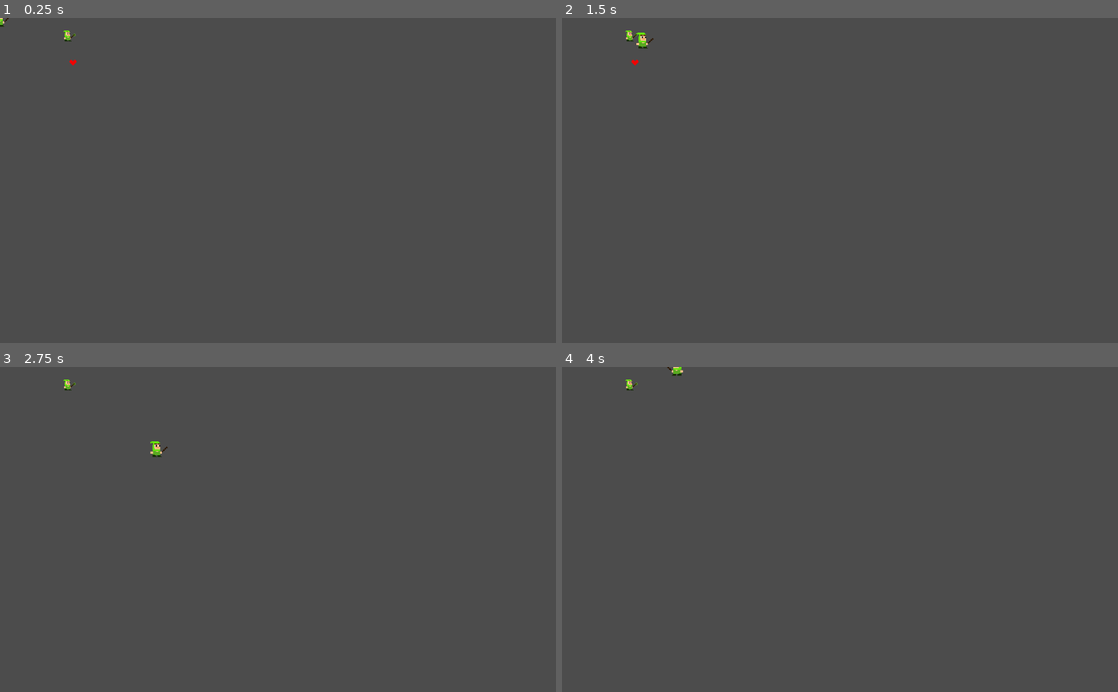
Above: before the commit, frames 1-4 (two rows, left to right).
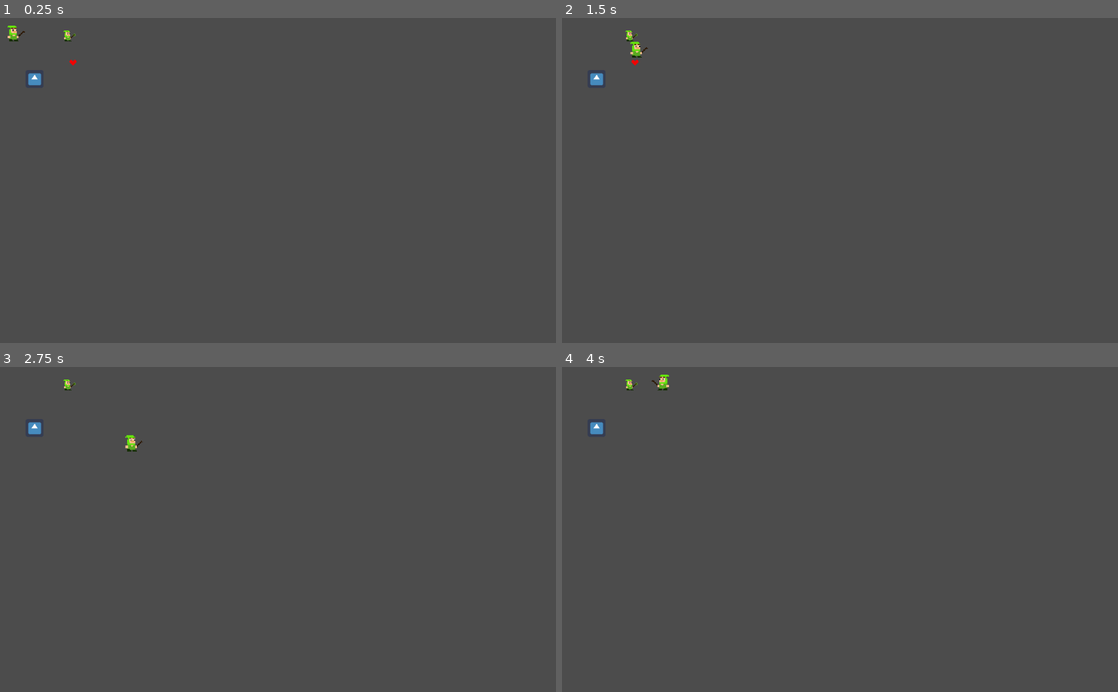
Above: after the commit, the same moments.

Repository: AtomicPotatoEmil/Game-prototype-testing-Godot-
Game: Godot game, scene res://Main.tscn
Same seed, same stepped clock (60 frames per second), same inputs: the game is played once before the commit and once after it. The engine's default icon, where the game draws it, is replaced by a stand-in: a white triangle on a blue panel in a dark square.
Inputs:
- Up to frame 1 (0.25 s): no input
- Up to frame 2 (1.5 s): tap Enter (ui_accept) at 0.5, 0.77 s; hold D 0.53-1.28 s; hold Shift (rush, bound only after the commit) 0.53-1.28 s; hold S from 1.28 s (still down); tap Shift (rush, bound only after the commit) at 1.35 s
- Up to frame 3 (2.75 s): tap Enter (ui_accept) at 1.52 s; release S at 2.03 s; hold D from 2.03 s (still down); hold Shift (rush, bound only after the commit) from 2.03 s (still down)
- Up to frame 4 (4 s): release D at 2.78 s; release Shift (rush, bound only after the commit) at 2.78 s; hold W 2.78-3.53 s; tap Shift (rush, bound only after the commit) at 2.85 s; tap Enter (ui_accept) at 3.02, 3.77 s; hold A from 3.53 s (still down); hold Shift (rush, bound only after the commit) from 3.53 s (still down)

The runs differ from the first frame. In frame 1, 0.2% of the frame differs, in the area x 0-8%, y 0-21%; in frame 2, 0.2%; in frame 3, 0.3%, in the area x 5-31%, y 16-28%; in frame 4, 0.2%.

Commit message:
Added Rush Powerup

Diff:
--- a/Collision test/Main.tscn
+++ b/Collision test/Main.tscn
@@ -1,15 +1,20 @@
-[gd_scene load_steps=4 format=2]
+[gd_scene load_steps=5 format=2]
 
 [ext_resource path="res://Player.tscn" type="PackedScene" id=1]
 [ext_resource path="res://enemy.tscn" type="PackedScene" id=2]
 [ext_resource path="res://Heart.tscn" type="PackedScene" id=3]
+[ext_resource path="res://Rush Powerup.tscn" type="PackedScene" id=4]
 
 [node name="Main" type="Node2D"]
 
 [node name="Player" parent="." instance=ExtResource( 1 )]
+position = Vector2( 17.5736, 24.8274 )
 
 [node name="enemy" parent="." instance=ExtResource( 2 )]
 position = Vector2( 123.933, 36.0584 )
 
 [node name="Heart" parent="." instance=ExtResource( 3 )]
 position = Vector2( 134.913, 84.1187 )
+
+[node name="Rush Powerup" parent="." instance=ExtResource( 4 )]
+position = Vector2( 62.9102, 111.678 )
--- a/Collision test/Player.gd
+++ b/Collision test/Player.gd
@@ -2,9 +2,11 @@
 
 
 
-export (int) var SPEED
+var SPEED = 150
 var motion = Vector2()
 var LIFE = 3
+var RUSH = false
+
 func get_input():
 	motion = Vector2()
 	if Input.is_key_pressed(KEY_D):
@@ -32,7 +34,7 @@
 
 func _process(delta):
 	get_input()
-
+	Rush_move()
 	position += motion * delta
 
 
@@ -48,3 +50,12 @@
 		LIFE += 1
 		area.pickup()
 		print(LIFE)
+	if area.is_in_group("Rush Powerup"):
+		RUSH = true
+
+func Rush_move():
+	if RUSH == true:
+		if Input.is_action_pressed("rush"):
+			SPEED = 450
+		else:
+			SPEED = 150
--- a/Collision test/Player.tscn
+++ b/Collision test/Player.tscn
@@ -14,7 +14,6 @@
 ]]
 position = Vector2( -8.76092, -1.99474 )
 script = ExtResource( 1 )
-SPEED = 200
 
 [node name="Sprite" type="Sprite" parent="."]
 position = Vector2( 8.9111, 7.99353 )
--- /dev/null
+++ b/Collision test/Rush Powerup.gd
@@ -0,0 +1,7 @@
+extends Area2D
+
+
+
+func _on_Rush_Powerup_area_entered(area):
+	if area.is_in_group("Player"):
+		queue_free()
--- /dev/null
+++ b/Collision test/Rush Powerup.tscn
@@ -0,0 +1,23 @@
+[gd_scene load_steps=4 format=2]
+
+[ext_resource path="res://Rush Powerup.gd" type="Script" id=1]
+[ext_resource path="res://icon.png" type="Texture" id=2]
+
+[sub_resource type="RectangleShape2D" id=1]
+extents = Vector2( 15.9311, 15.5881 )
+
+[node name="Rush Powerup" type="Area2D" groups=[
+"Rush Powerup",
+]]
+script = ExtResource( 1 )
+
+[node name="Sprite" type="Sprite" parent="."]
+position = Vector2( 0.731488, 0.731509 )
+scale = Vector2( 0.519944, 0.504704 )
+texture = ExtResource( 2 )
+
+[node name="CollisionShape2D" type="CollisionShape2D" parent="."]
+position = Vector2( 0.487686, 0 )
+shape = SubResource( 1 )
+
+[connection signal="area_entered" from="." to="." method="_on_Rush_Powerup_area_entered"]
--- a/Collision test/project.godot
+++ b/Collision test/project.godot
@@ -19,6 +19,14 @@
 run/main_scene="res://Main.tscn"
 config/icon="res://icon.png"
 
+[input]
+
+rush={
+"deadzone": 0.5,
+"events": [ Object(InputEventKey,"resource_local_to_scene":false,"resource_name":"","device":0,"alt":false,"shift":false,"control":false,"meta":false,"command":false,"pressed":false,"scancode":16777237,"unicode":0,"echo":false,"script":null)
+ ]
+}
+
 [layer_names]
 
 2d_physics/layer_2="enemy"
